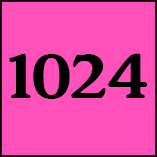
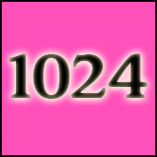
Revision of a layered 157×157 image; what changed, layer by layer:
pixels changed over [1, 45, 155, 108] (layer not identified)
